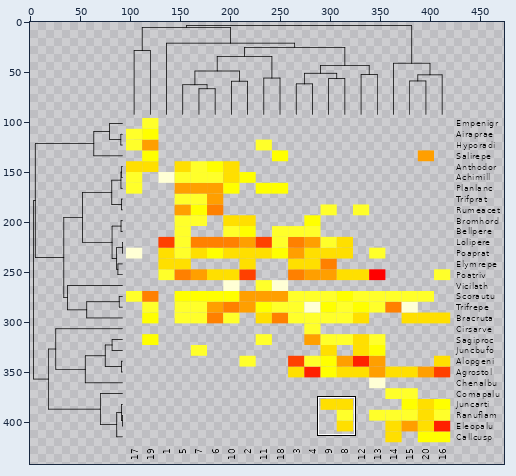
Sprite sheet: docs/reference/Rplot004.png. The picture above shows the old version from afar; the outline marks the close-up.
Close-up. The starting point:
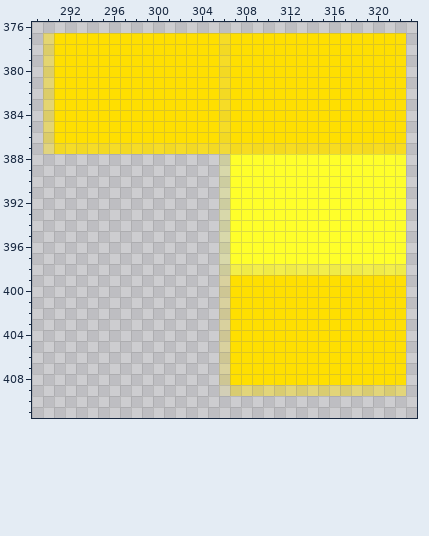
The file is 480x480 pixels. Pixels under 10% opacity are left out. Colours within 5 levels of each other are drawn and written as one. Shown: x 289..323, y 376..411. The wide view leaves out empty margins. The commit also changed other parts of the picture, which this record leaves out.
New version:
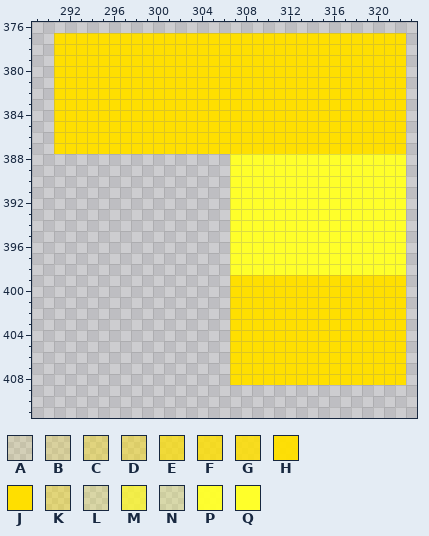
Palette (. is transparent): A #ffde001f  B #ffde003d  C #ffde0064  D #ffde0075  E #ffdf00ba  F #ffdf00d1  G #ffdf00d9  H #ffdf00f8  J #ffdf00  K #ffe0006a  L #fff61a3b  M #fff822c4  N #ffff2839  P #ffff2af8  Q #ffff2a
Changes in this commit:
@@ x 289..323 @@
 376 ...................................
-377 .DJJJJJJJJJJJJJJJFJJJJJJJJJJJJJJJH.
-378 .DJJJJJJJJJJJJJJJFJJJJJJJJJJJJJJJH.
-379 .DJJJJJJJJJJJJJJJFJJJJJJJJJJJJJJJH.
-380 .DJJJJJJJJJJJJJJJFJJJJJJJJJJJJJJJH.
-381 .DJJJJJJJJJJJJJJJFJJJJJJJJJJJJJJJH.
-382 .DJJJJJJJJJJJJJJJFJJJJJJJJJJJJJJJH.
-383 .DJJJJJJJJJJJJJJJFJJJJJJJJJJJJJJJH.
-384 .DJJJJJJJJJJJJJJJFJJJJJJJJJJJJJJJH.
-385 .DJJJJJJJJJJJJJJJFJJJJJJJJJJJJJJJH.
-386 .DJJJJJJJJJJJJJJJFJJJJJJJJJJJJJJJH.
-387 .CFFFFFFFFFFFFFFFEGGGGGGGGGGGGGGGG.
-388 .................NQQQQQQQQQQQQQQQP.
-389 .................NQQQQQQQQQQQQQQQP.
-390 .................NQQQQQQQQQQQQQQQP.
-391 .................NQQQQQQQQQQQQQQQP.
-392 .................NQQQQQQQQQQQQQQQP.
-393 .................NQQQQQQQQQQQQQQQP.
-394 .................NQQQQQQQQQQQQQQQP.
-395 .................NQQQQQQQQQQQQQQQP.
-396 .................NQQQQQQQQQQQQQQQP.
-397 .................NQQQQQQQQQQQQQQQP.
-398 .................LMMMMMMMMMMMMMMMM.
-399 .................BJJJJJJJJJJJJJJJH.
-400 .................BJJJJJJJJJJJJJJJH.
-401 .................BJJJJJJJJJJJJJJJH.
-402 .................BJJJJJJJJJJJJJJJH.
-403 .................BJJJJJJJJJJJJJJJH.
-404 .................BJJJJJJJJJJJJJJJH.
-405 .................BJJJJJJJJJJJJJJJH.
-406 .................BJJJJJJJJJJJJJJJH.
-407 .................BJJJJJJJJJJJJJJJH.
-408 .................BJJJJJJJJJJJJJJJH.
-409 .................AKKKKKKKKKKKKKKKK.
+377 ..JJJJJJJJJJJJJJJJJJJJJJJJJJJJJJJJ.
+378 ..JJJJJJJJJJJJJJJJJJJJJJJJJJJJJJJJ.
+379 ..JJJJJJJJJJJJJJJJJJJJJJJJJJJJJJJJ.
+380 ..JJJJJJJJJJJJJJJJJJJJJJJJJJJJJJJJ.
+381 ..JJJJJJJJJJJJJJJJJJJJJJJJJJJJJJJJ.
+382 ..JJJJJJJJJJJJJJJJJJJJJJJJJJJJJJJJ.
+383 ..JJJJJJJJJJJJJJJJJJJJJJJJJJJJJJJJ.
+384 ..JJJJJJJJJJJJJJJJJJJJJJJJJJJJJJJJ.
+385 ..JJJJJJJJJJJJJJJJJJJJJJJJJJJJJJJJ.
+386 ..JJJJJJJJJJJJJJJJJJJJJJJJJJJJJJJJ.
+387 ..JJJJJJJJJJJJJJJJJJJJJJJJJJJJJJJJ.
+388 ..................QQQQQQQQQQQQQQQQ.
+389 ..................QQQQQQQQQQQQQQQQ.
+390 ..................QQQQQQQQQQQQQQQQ.
+391 ..................QQQQQQQQQQQQQQQQ.
+392 ..................QQQQQQQQQQQQQQQQ.
+393 ..................QQQQQQQQQQQQQQQQ.
+394 ..................QQQQQQQQQQQQQQQQ.
+395 ..................QQQQQQQQQQQQQQQQ.
+396 ..................QQQQQQQQQQQQQQQQ.
+397 ..................QQQQQQQQQQQQQQQQ.
+398 ..................QQQQQQQQQQQQQQQQ.
+399 ..................JJJJJJJJJJJJJJJJ.
+400 ..................JJJJJJJJJJJJJJJJ.
+401 ..................JJJJJJJJJJJJJJJJ.
+402 ..................JJJJJJJJJJJJJJJJ.
+403 ..................JJJJJJJJJJJJJJJJ.
+404 ..................JJJJJJJJJJJJJJJJ.
+405 ..................JJJJJJJJJJJJJJJJ.
+406 ..................JJJJJJJJJJJJJJJJ.
+407 ..................JJJJJJJJJJJJJJJJ.
+408 ..................JJJJJJJJJJJJJJJJ.
+409 ...................................
 410 ...................................
Where, in picture pixels (left, top, right, bottom), the same in both close-ups:
changed: (43, 33, 406, 396)
